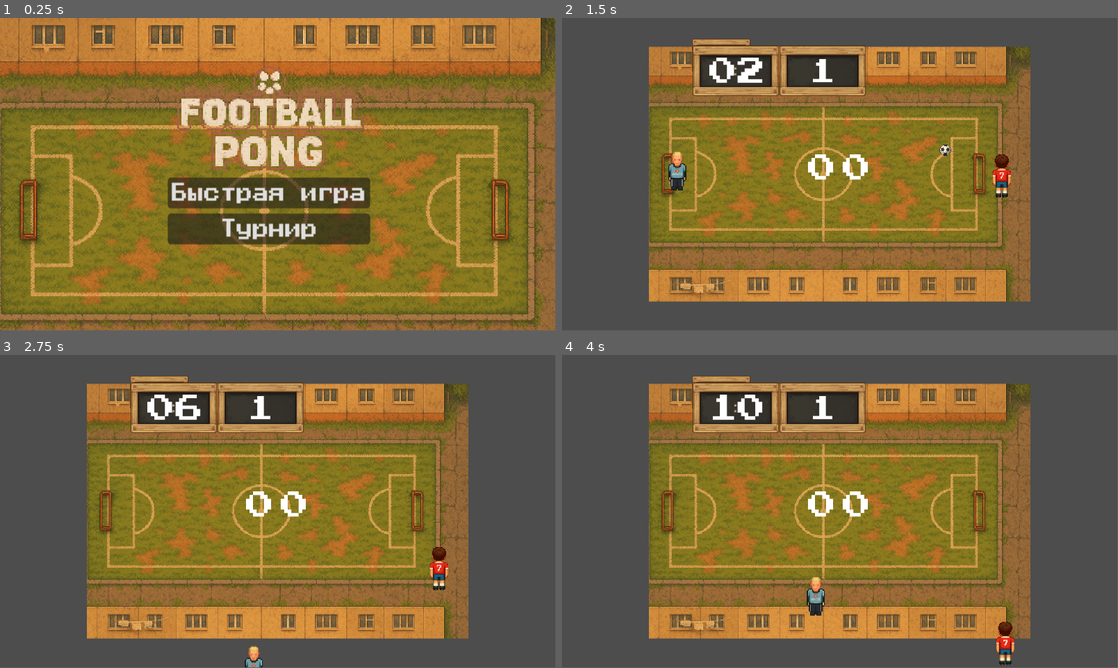
Above: before the commit, frames 1-4 (two rows, left to right).
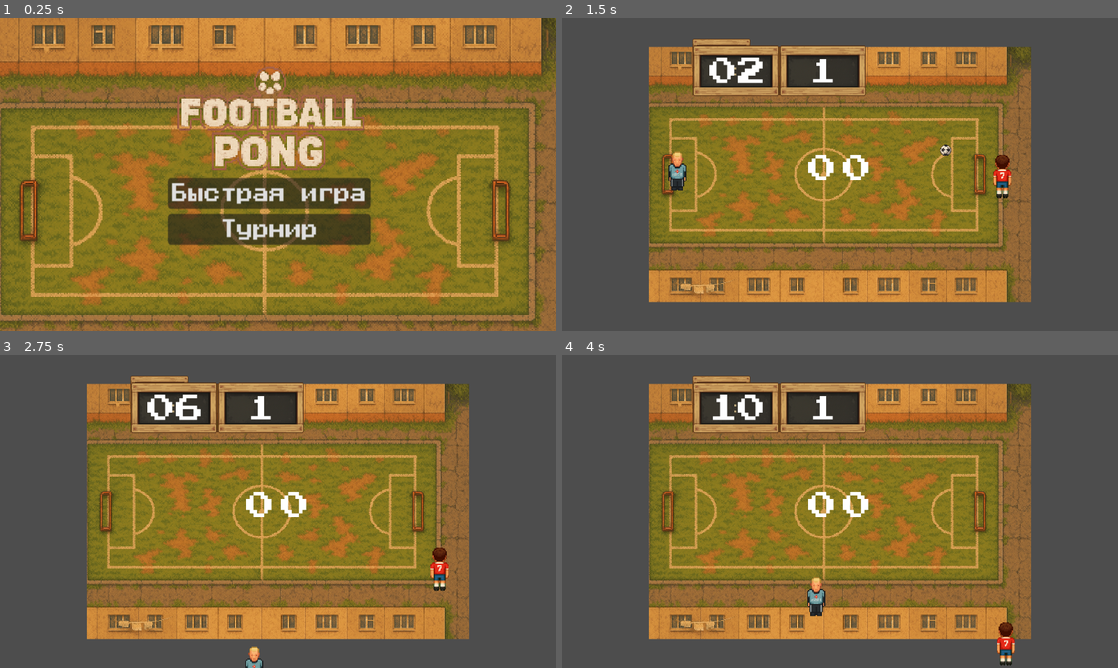
Above: after the commit, the same moments.

Repository: supervi5w4/footballpong
Game: Godot game, scene res://scenes/menu.tscn
Two runs of this game, one before a commit and one after it. Both use one fixed random seed, a clock stepped at 60 frames per second and the inputs below.
Inputs:
- Up to frame 1 (0.25 s): no input
- Up to frame 2 (1.5 s): click "Быстрая игра" at 0.5 s; tap Enter (ui_accept) at 1.25 s; hold Right (ui_right) from 1.28 s (still down); tap R at 1.35 s
- Up to frame 3 (2.75 s): tap Enter (ui_accept) at 1.52, 2.27 s; tap I at 1.55, 2.1 s; release Right (ui_right) at 2.03 s; hold Down (ui_down) from 2.03 s (still down); tap R at 2.3 s
- Up to frame 4 (4 s): release Down (ui_down) at 2.78 s; hold Right (ui_right) 2.78-3.53 s; tap R at 2.85, 3.8 s; tap I at 3.05, 3.6 s; hold Up (ui_up) from 3.53 s (still down); tap Enter (ui_accept) at 3.77 s
In our replay, the window is 799x449 before the commit and 800x450 after it. These sizes can differ from the game's own. Grey fills any space a smaller window leaves; there, only what the larger window draws over its background counts as a difference.

The runs differ from the first frame. In frame 1, 5.5% of the frame differs, in the area x 0-100%, y 0-100%; in frame 2, 5.0%; in frame 3, 5.0%; in frame 4, 5.0%.

Commit message:
Add files via upload

Diff:
--- a/project.godot
+++ b/project.godot
@@ -24,6 +24,8 @@
 
 window/size/viewport_width=1920
 window/size/viewport_height=1080
+window/stretch/mode="viewport"
+window/stretch/aspect="keep_height"
 
 [editor_plugins]
 
--- /dev/null
+++ b/test_adaptive_resolution.gd
@@ -0,0 +1,83 @@
+# ------------------------------------------------------------
+# test_adaptive_resolution.gd — Тестовый скрипт для проверки адаптивного разрешения
+# ------------------------------------------------------------
+
+extends Node2D
+
+func _ready() -> void:
+	print("=== Тест адаптивного разрешения ===")
+
+	# Получаем размер viewport
+	var viewport_rect = get_viewport().get_visible_rect()
+	var viewport_size = viewport_rect.size
+
+	print("Размер viewport: ", viewport_size)
+	print("Базовый размер: 1920x1080")
+
+	# Вычисляем масштаб
+	var scale_x = viewport_size.x / 1920.0
+	var scale_y = viewport_size.y / 1080.0
+
+	print("Масштаб по X: ", scale_x)
+	print("Масштаб по Y: ", scale_y)
+
+	# Проверяем настройки растягивания
+	var stretch_mode = get_viewport().stretch_mode
+	var stretch_aspect = get_viewport().stretch_aspect
+
+	print("Режим растягивания: ", stretch_mode)
+	print("Аспект растягивания: ", stretch_aspect)
+
+	# Тестируем позиционирование элементов
+	_test_element_positioning(viewport_size, Vector2(scale_x, scale_y))
+
+func _test_element_positioning(viewport_size: Vector2, scale_factor: Vector2) -> void:
+	print("\n=== Тест позиционирования элементов ===")
+
+	# Базовые позиции для 1920x1080
+	var base_positions = {
+		"field_center": Vector2(962, 533),
+		"player_paddle": Vector2(276, 531),
+		"ai_paddle": Vector2(1486, 529),
+		"spawn_point": Vector2(880, 529),
+		"goal_left": Vector2(93.3764, 532.241),
+		"goal_right": Vector2(1673.25, 531.5)
+	}
+
+	var base_center = Vector2(1920, 1080) * 0.5
+	var viewport_center = viewport_size * 0.5
+
+	for element_name in base_positions:
+		var base_pos = base_positions[element_name]
+
+		# Вычисляем смещение от центра
+		var offset = base_pos - base_center
+
+		# Применяем масштаб к смещению
+		var scaled_offset = offset * scale_factor
+
+		# Вычисляем новую позицию
+		var new_pos = viewport_center + scaled_offset
+
+		print(element_name, ":")
+		print("  Базовая позиция: ", base_pos)
+		print("  Смещение от центра: ", offset)
+		print("  Масштабированное смещение: ", scaled_offset)
+		print("  Новая позиция: ", new_pos)
+		print("")
+
+func _input(event: InputEvent) -> void:
+	if event is InputEventKey and event.pressed:
+		if event.keycode == KEY_F1:
+			print("\n=== Обновленная информация ===")
+			var viewport_rect = get_viewport().get_visible_rect()
+			print("Текущий размер viewport: ", viewport_rect.size)
+
+			# Проверяем, есть ли игровая сцена
+			var game_scene = get_node_or_null("../Game")
+			if game_scene:
+				print("Игровая сцена найдена")
+				if game_scene.has_method("_calculate_viewport_scale"):
+					game_scene._calculate_viewport_scale()
+			else:
+				print("Игровая сцена не найдена")
--- /dev/null
+++ b/test_field_scaling.gd
@@ -0,0 +1,65 @@
+# ------------------------------------------------------------
+# test_field_scaling.gd — Тестовый скрипт для проверки масштабирования поля
+# Используется для отладки и проверки работы FieldController
+# ------------------------------------------------------------
+
+extends Node
+
+@onready var field_controller: FieldController = null
+@onready var field_sprite: Sprite2D = null
+
+func _ready() -> void:
+	# Находим контроллер поля и спрайт
+	field_controller = get_node_or_null("../FieldController")
+	field_sprite = get_node_or_null("../Field")
+
+	if field_controller and field_sprite:
+		print("Test: Field scaling test initialized")
+		field_controller.field_scaled.connect(_on_field_scaled)
+
+		# Запускаем тест через секунду
+		await get_tree().create_timer(1.0).timeout
+		run_scaling_test()
+	else:
+		print("Test: Failed to find field controller or sprite")
+
+func run_scaling_test() -> void:
+	"""Запускает тест масштабирования"""
+	print("\n=== Field Scaling Test ===")
+
+	if not field_controller:
+		print("Test: Field controller not found")
+		return
+
+	var viewport_size = field_controller.get_viewport_size()
+	var field_scale = field_controller.get_field_scale()
+	var field_position = field_controller.get_field_position()
+	var field_bounds = field_controller.get_field_bounds()
+	var is_visible = field_controller.is_field_visible()
+
+	print("Test Results:")
+	print("  Viewport size: ", viewport_size)
+	print("  Field scale: ", field_scale)
+	print("  Field position: ", field_position)
+	print("  Field bounds: ", field_bounds)
+	print("  Field fully visible: ", is_visible)
+
+	# Проверяем, что поле помещается в viewport
+	if is_visible:
+		print("  ✓ Field fits within viewport")
+	else:
+		print("  ✗ Field does not fit within viewport")
+
+	# Проверяем, что масштаб разумен
+	if field_scale.x > 0.1 and field_scale.x < 10.0:
+		print("  ✓ Field scale is reasonable")
+	else:
+		print("  ✗ Field scale is out of reasonable range: ", field_scale)
+
+func _on_field_scaled(new_scale: Vector2, new_position: Vector2) -> void:
+	"""Обработчик изменения масштаба поля"""
+	print("Test: Field scaled to ", new_scale, " at ", new_position)
+
+	# Запускаем тест после изменения масштаба
+	await get_tree().create_timer(0.1).timeout
+	run_scaling_test()
--- /dev/null
+++ b/test_resolution.gd
@@ -0,0 +1,40 @@
+extends Node2D
+
+# Тестовый скрипт для проверки системы адаптивного разрешения
+# Запустите эту сцену и измените размер окна для проверки
+
+@onready var game_scene: Game = $Game
+
+func _ready() -> void:
+	print("=== Тест системы адаптивного разрешения ===")
+	print("Текущий размер viewport: ", get_viewport_rect().size)
+
+	if game_scene:
+		print("Game scene loaded successfully")
+		print("Field bounds: ", game_scene.get_field_bounds())
+		print("Goal positions: ", game_scene.get_goal_positions())
+		print("Spawn position: ", game_scene.get_spawn_position())
+	else:
+		print("ERROR: Game scene not found!")
+
+func _input(event: InputEvent) -> void:
+	if event is InputEventKey and event.pressed:
+		if event.keycode == KEY_R:
+			print("=== Перезагрузка позиций ===")
+			if game_scene:
+				game_scene._calculate_viewport_scale()
+				game_scene._position_field_elements()
+				print("Позиции пересчитаны")
+
+		elif event.keycode == KEY_I:
+			print("=== Информация о поле ===")
+			if game_scene:
+				print("Viewport size: ", get_viewport_rect().size)
+				print("Field bounds: ", game_scene.get_field_bounds())
+				print("Goal positions: ", game_scene.get_goal_positions())
+				print("Spawn position: ", game_scene.get_spawn_position())
+
+func _notification(what: int) -> void:
+	if what == NOTIFICATION_WM_SIZE_CHANGED:
+		print("=== Размер окна изменился ===")
+		print("Новый размер: ", get_viewport_rect().size)
--- /dev/null
+++ b/test_resolution.tscn
@@ -0,0 +1,9 @@
+[gd_scene load_steps=3 format=3 uid="uid://test_resolution"]
+
+[ext_resource type="Script" path="res://test_resolution.gd" id="1_test"]
+[ext_resource type="PackedScene" uid="uid://8wkf1f060q6x" path="res://scenes/game.tscn" id="2_game"]
+
+[node name="TestResolution" type="Node2D"]
+script = ExtResource("1_test")
+
+[node name="Game" parent="." instance=ExtResource("2_game")]
Not shown, changed: log.txt
Not shown, added: test_adaptive_resolution.gd.uid
Not shown, added: test_field_scaling.gd.uid
Not shown, added: test_resolution.gd.uid
Not shown, added: ADAPTIVE_RESOLUTION_FIXES.md
Not shown, added: AI_RESOLUTION_FIX.md
Not shown, added: FIELD_SCALING_README.md
Not shown, added: FIELD_SCALING_SUMMARY.md
Not shown, added: RESOLUTION_ADAPTATION_README.md
Not shown, added: RESOLUTION_FIX_SUMMARY.md
Not shown, added: SPAWN_POINT_FIX.md
